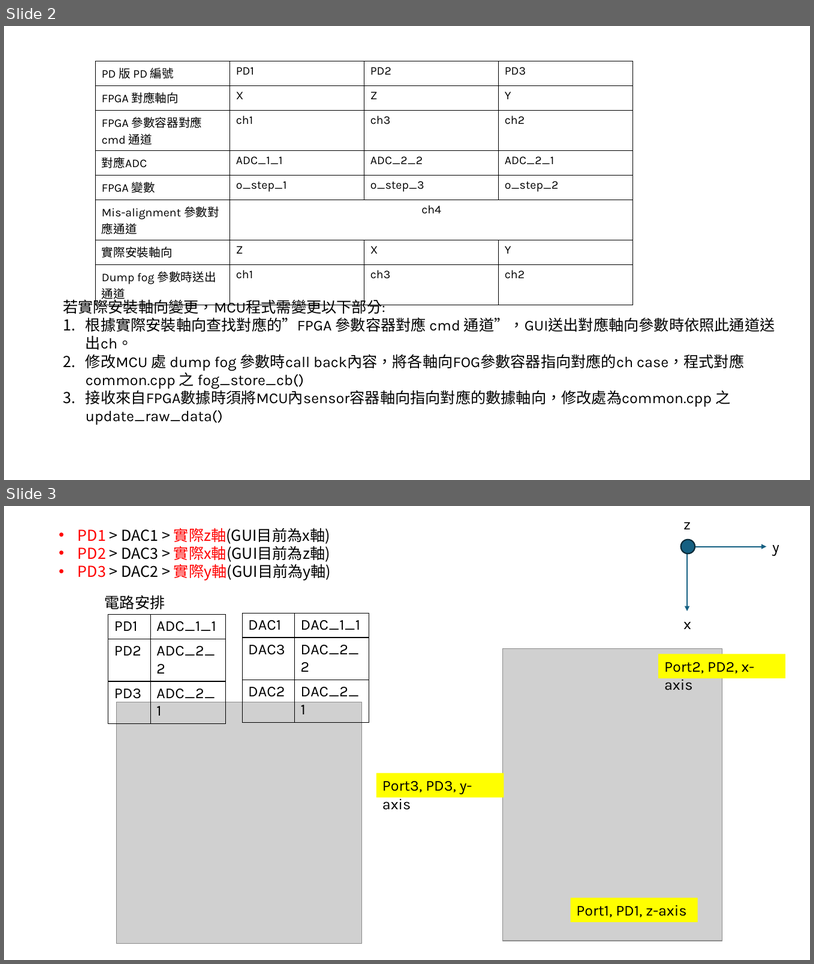
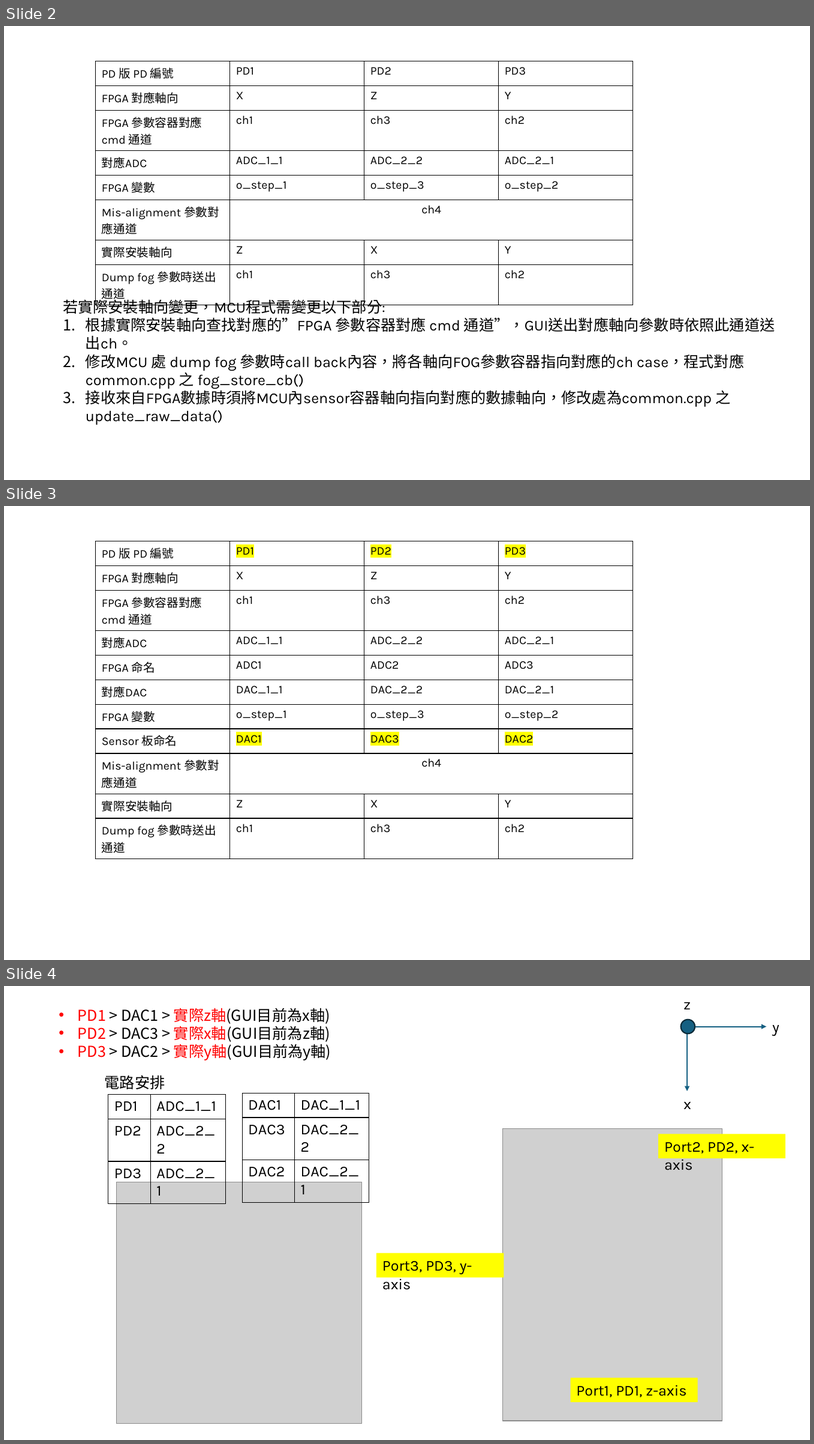
Before and after one commit to adamShiau/adamShiau_FPGA, a slide deck: intel_IP/IRIS/doc/軸向說明.pptx. Shown one above the other, each under a label of ours: slides 2 and 3 before the commit, slides 2, 3 and 4 after it. The pictures are 814x964 and 814x1444 pixels, drawn with LibreOffice and Linux fonts; fonts in the diff are those of the drawing; grey boxes stand for pictures. Boxes give left, top, right and bottom in pixels: in the first picture for what was removed or moved away, otherwise in the second. Text is boxed around its words. In the diff, an @@ line names an element or a change of style, - is before the commit and + after.

```diff
--- a/intel_IP/IRIS/doc/軸向說明.pptx
+++ b/intel_IP/IRIS/doc/軸向說明.pptx
@@ slide 3 added at (x1=4, y1=506, x2=810, y2=960), background #FFFFFF @@
@@ table added at (x1=96, y1=541, x2=633, y2=855), 11 rows, 4 columns @@
+PD 版 PD 編號 | PD1 | PD2 | PD3
+FPGA 對應軸向 | X | Z | Y
+FPGA 參數容器對應 cmd 通道 | ch1 | ch3 | ch2
+對應ADC | ADC_1_1 | ADC_2_2 | ADC_2_1
+FPGA 命名 | ADC1 | ADC2 | ADC3
+對應DAC | DAC_1_1 | DAC_2_2 | DAC_2_1
+FPGA 變數 | o_step_1 | o_step_3 | o_step_2
+Sensor 板命名 | DAC1 | DAC3 | DAC2
+Mis-alignment 參數對應通道 | ch4 |  | 
+實際安裝軸向 | Z | X | Y
+Dump fog 參數時送出通道 | ch1 | ch3 | ch2
@@ what was slide 3 is now slide 4 @@
```
